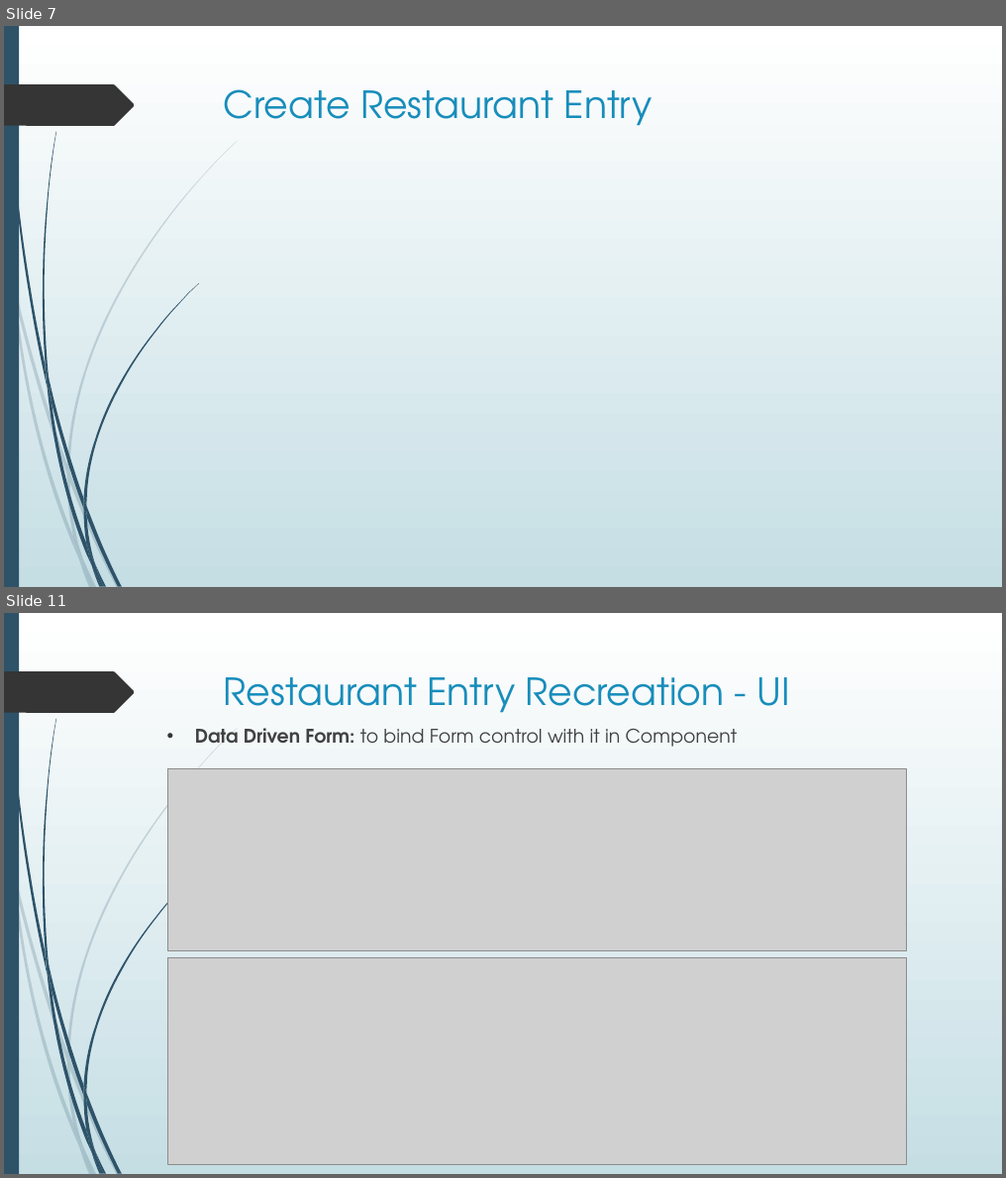
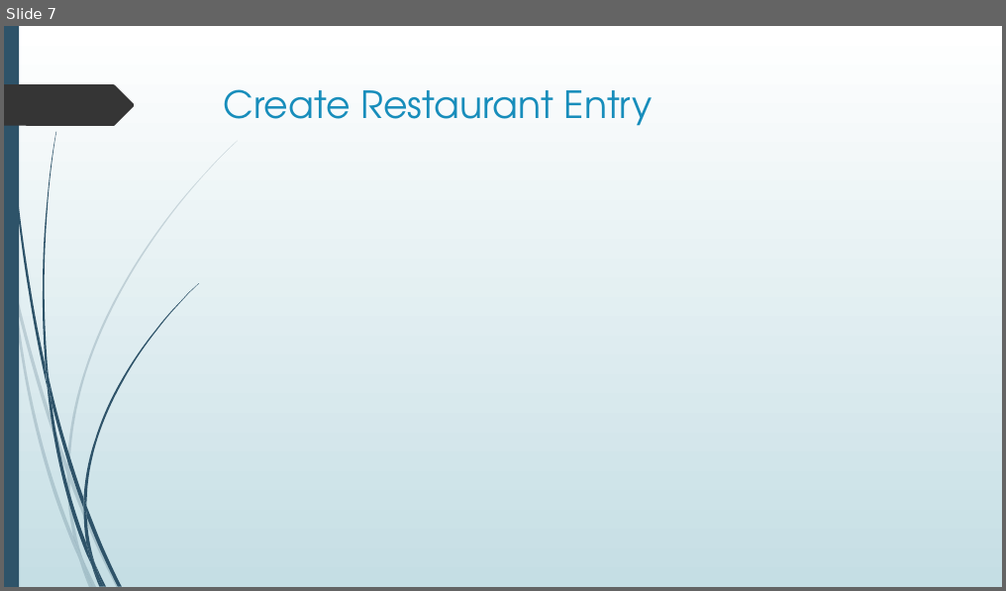
Before and after one commit to thienanmum/restaurantfinder, a slide deck: docs/RestaurantFinder.pptx. Shown one above the other, each under a label of ours: slides 7 and 11 before the commit, slide 7 after it; the slides between them are not shown. The pictures are 1006x1178 and 1006x591 pixels, drawn with LibreOffice and Linux fonts; fonts in the diff are those of the drawing; grey boxes stand for pictures. Boxes give left, top, right and bottom in pixels: in the first picture for what was removed or moved away, otherwise in the second. Text is boxed around its words. In the diff, an @@ line names an element or a change of style, - is before the commit and + after.

```diff
--- a/docs/RestaurantFinder.pptx
+++ b/docs/RestaurantFinder.pptx
@@ slide 11 removed at <box>4,613,1002,1174</box>, background gradient #FFFFFF to #C5DEE5; not listed: 24 template elements that a slide beside it also shows @@
@@ title removed at <box>224,677,790,713</box> @@
-Restaurant Entry Recreation - UI
@@ text removed at <box>195,728,738,747</box> @@
-• Data Driven Form: to bind Form control with it in Component
@@ picture removed at <box>168,768,906,951</box> @@
@@ picture removed at <box>168,959,906,1164</box> @@
```
Also in this commit, not shown: 1 slide changed, 2 slides added, 6 other slides removed.
